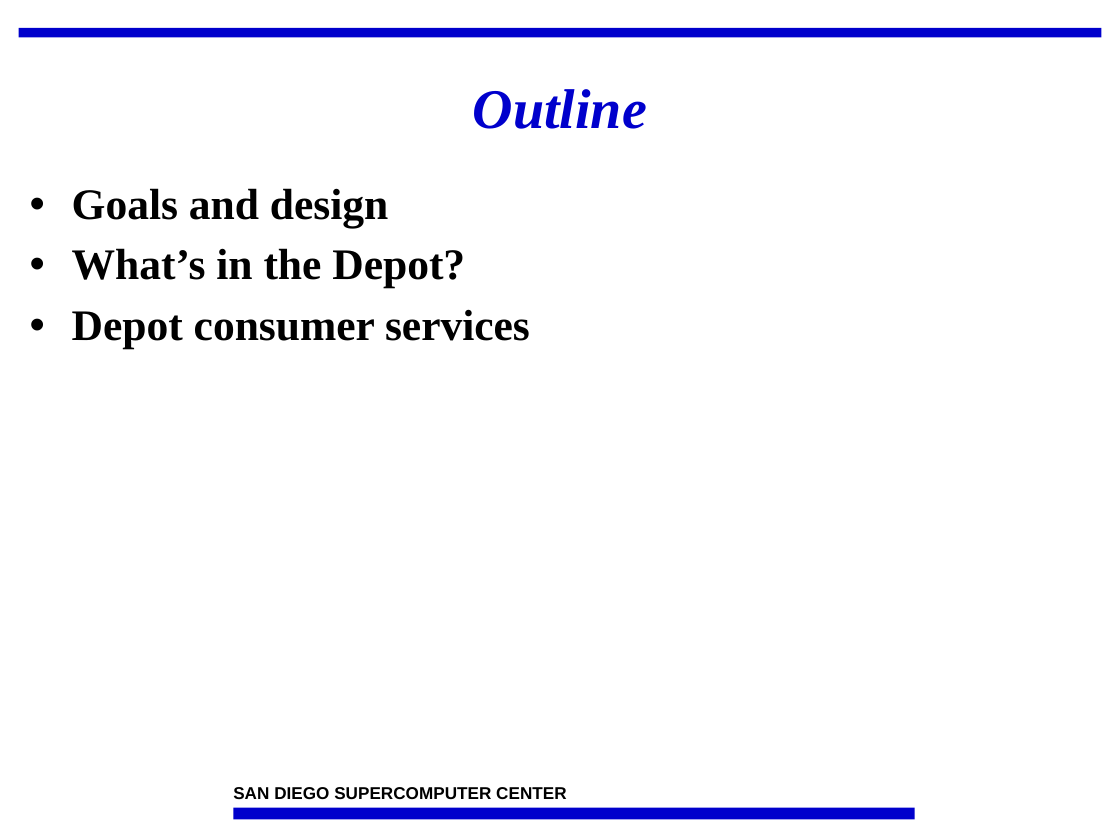
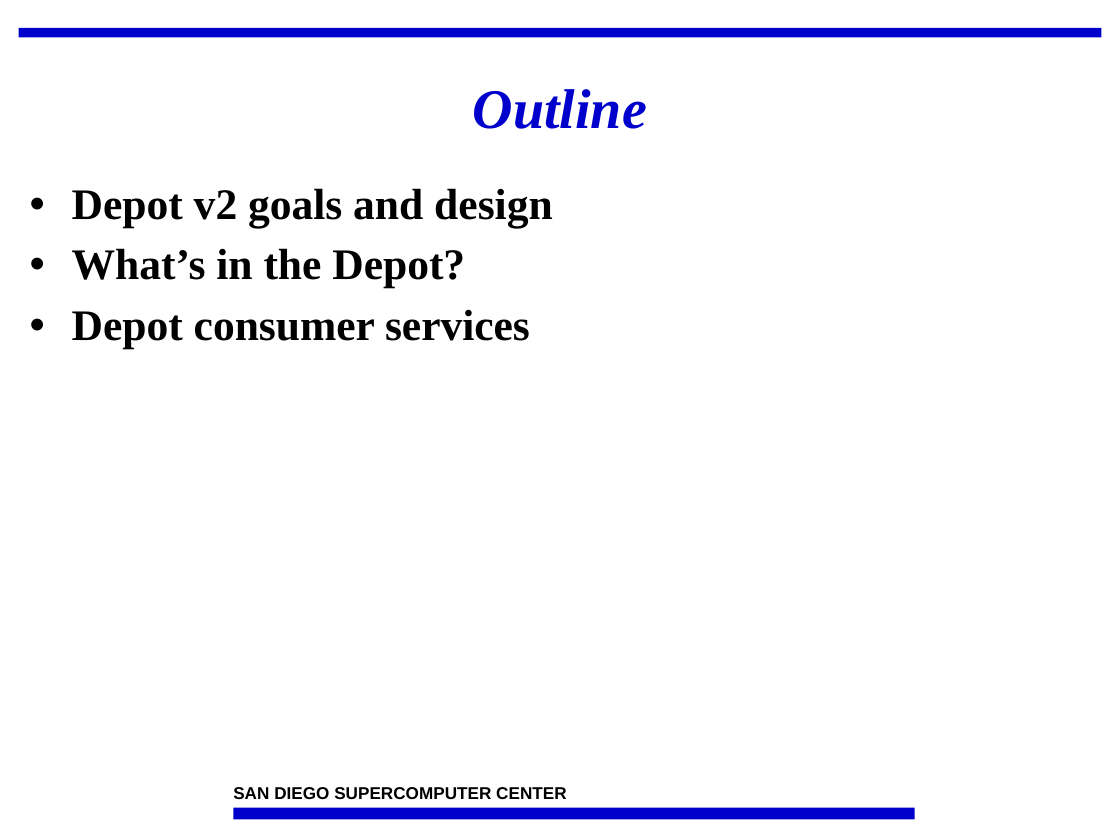
Before and after one commit to IncaProject/inca-xsede, a slide deck: slide 4 of talks/feb-06-workshop/depot.ppt. Drawn at 1120x840 pixels with LibreOffice and Linux fonts; fonts in the diff are those of the drawing; background and template pictures are left out. Boxes give left, top, right and bottom in pixels: in the first picture for what was removed or moved away, otherwise in the second. Text is boxed around its words. In the diff, an @@ line names an element or a change of style, - is before the commit and + after.

```diff
--- a/talks/feb-06-workshop/depot.ppt
+++ b/talks/feb-06-workshop/depot.ppt
@@ text at (x1=72, y1=188, x2=552, y2=228): text changed @@
-• Goals and design
+• Depot v2 goals and design
```
Also in this commit, not shown: 6 other slides changed, 2 slides added, 1 slide removed.
